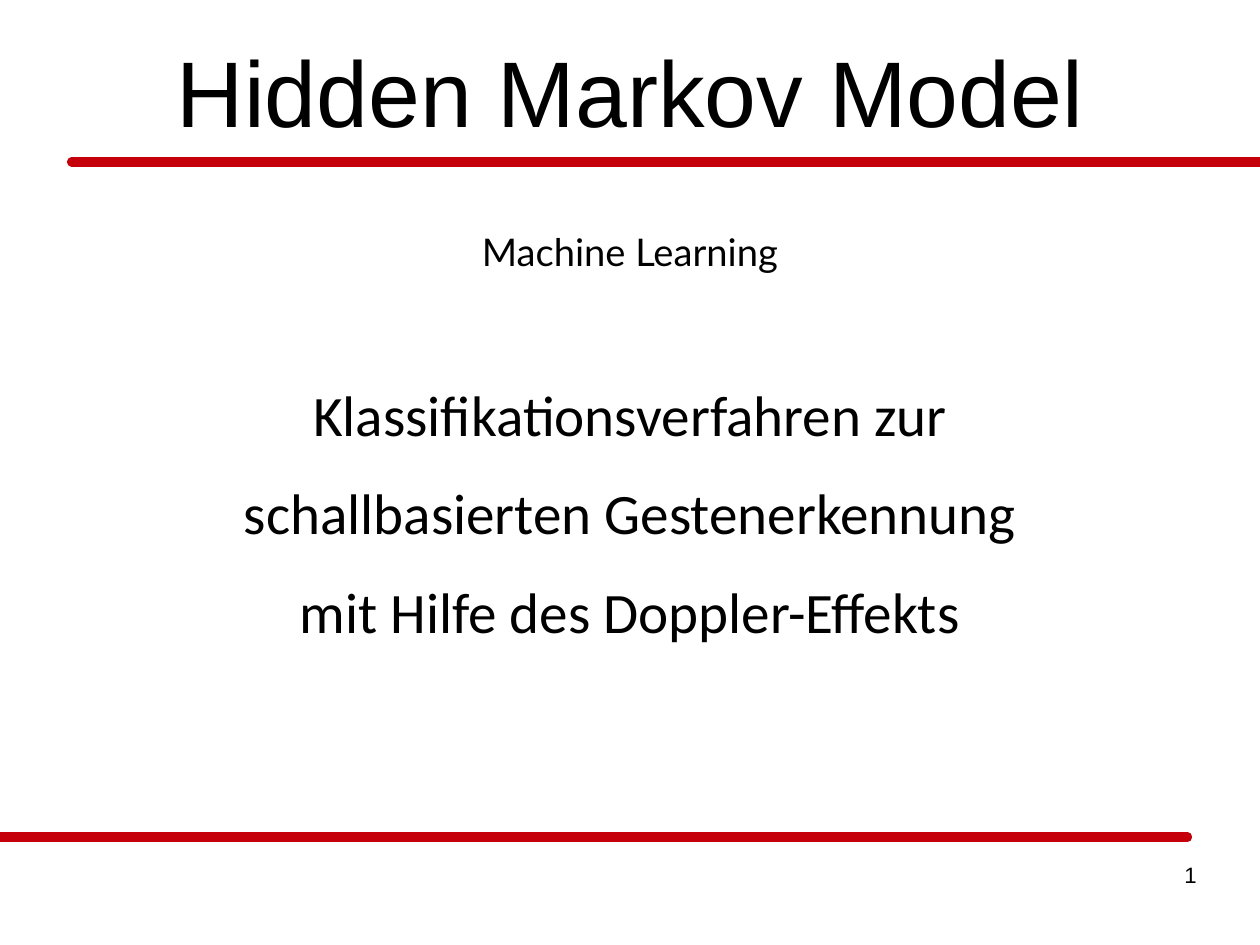
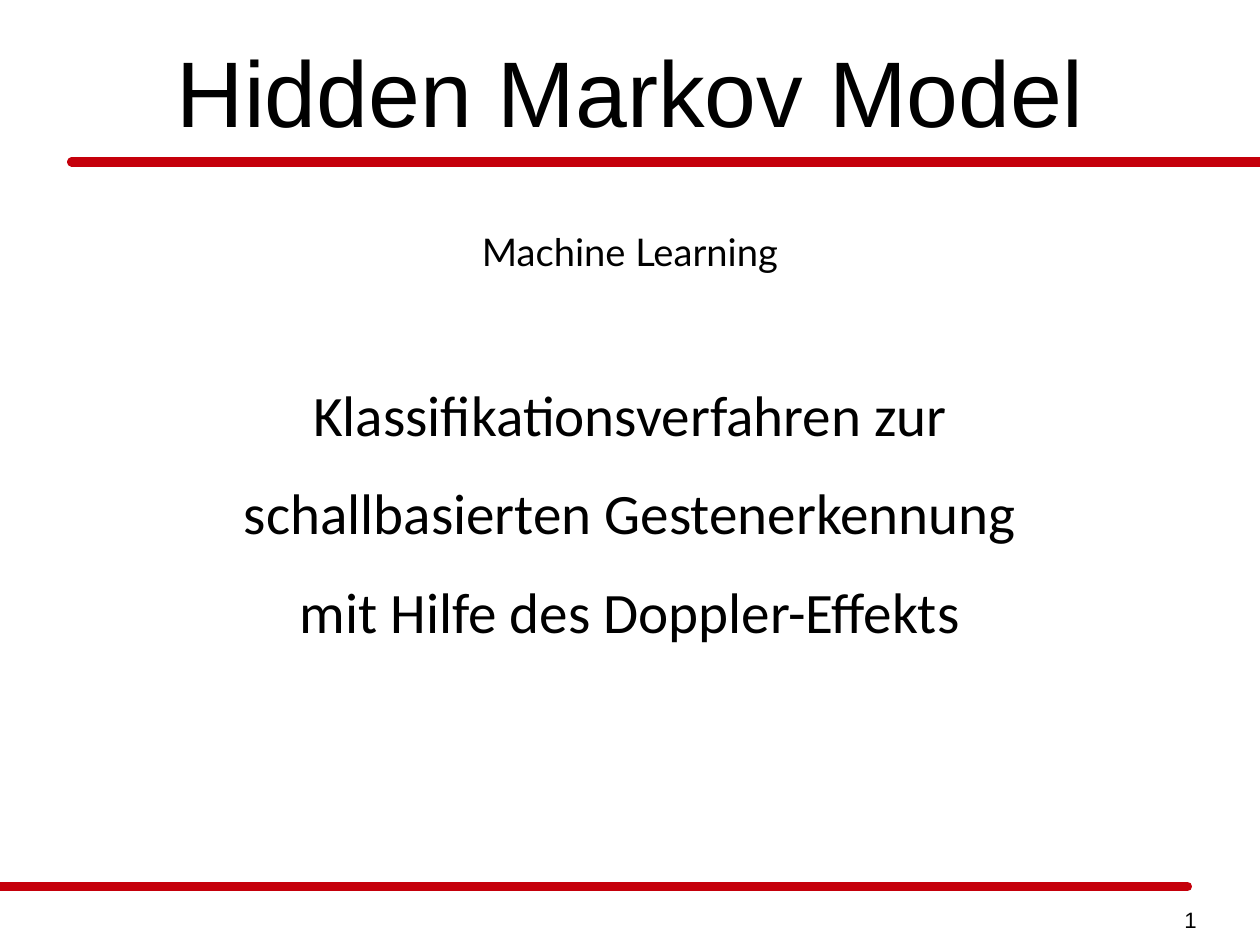
Before and after one commit to daandres/ml_soundwave_doppler_effect, a slide deck: slide 1 of praesentation/hmm/praesentation_ml_hmm_pasler_rieder.odp. Drawn at 1260x945 pixels with LibreOffice and Linux fonts; fonts in the diff are those of the drawing. Boxes give left, top, right and bottom in pixels: in the first picture for what was removed or moved away, otherwise in the second. Text is boxed around its words. In the diff, an @@ line names an element or a change of style, - is before the commit and + after.

```diff
--- a/praesentation/hmm/praesentation_ml_hmm_pasler_rieder.odp
+++ b/praesentation/hmm/praesentation_ml_hmm_pasler_rieder.odp
@@ rectangle: place and size @@
-rectangle at <box>0,837,1188,837</box>
+rectangle at <box>0,887,1188,887</box>
@@ page number: place and size @@
-page number at <box>1184,867,1196,883</box>
+page number at <box>1184,912,1196,928</box>
```
Also in this commit, not shown: 8 other slides changed, 5 slides added, 3 slides removed, 1 other file.
